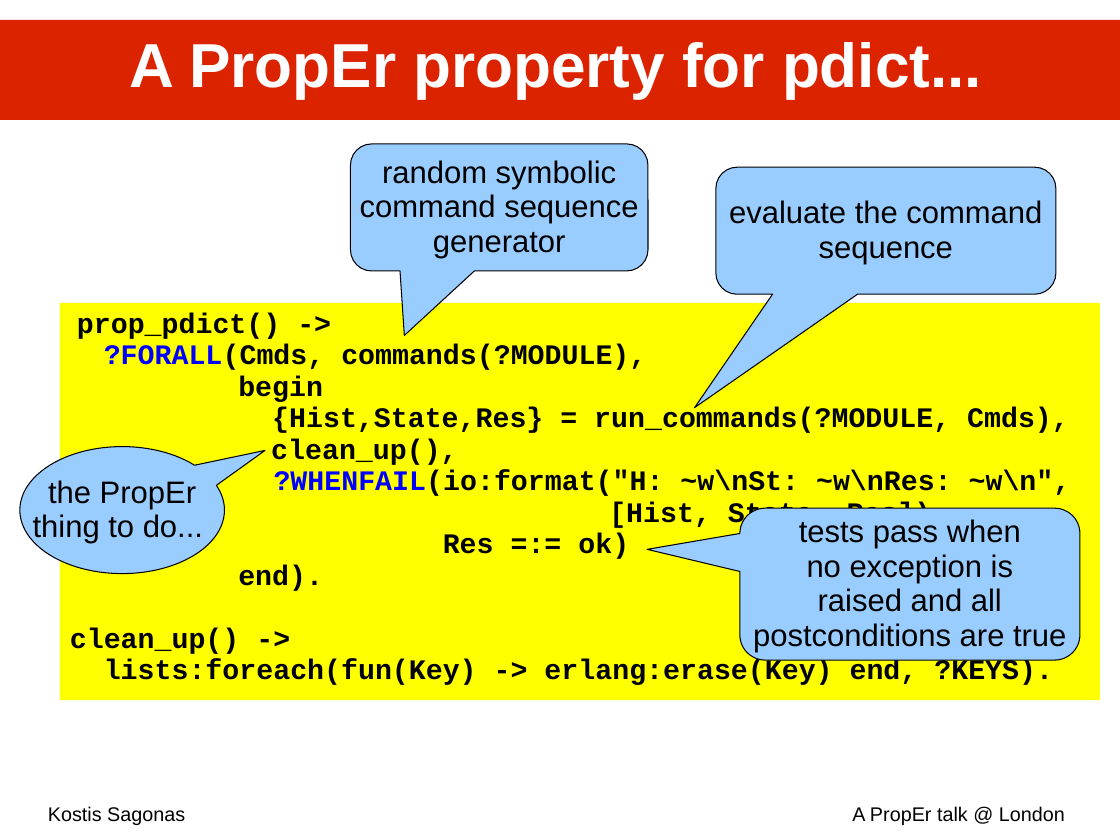
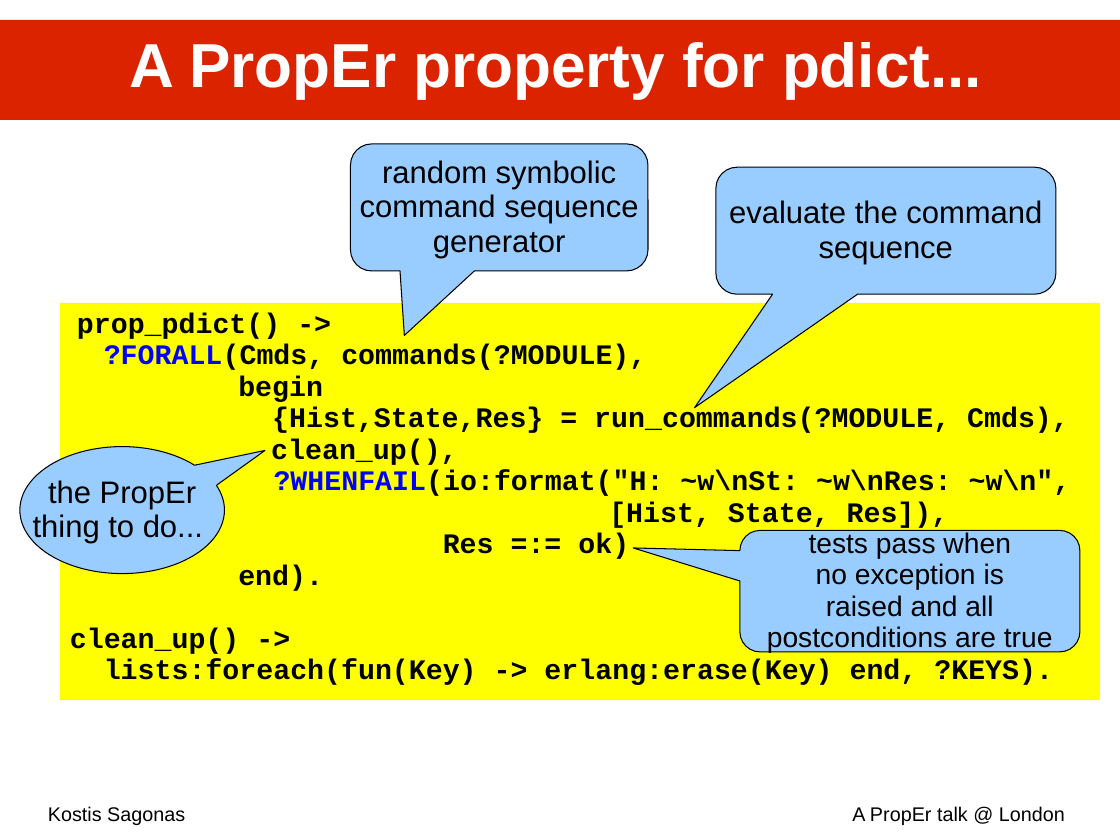
Before and after one commit to proper-testing/proper-testing.github.io, a slide deck: slide 26 of private/proper_talk@London-11.ppt. Drawn at 1120x840 pixels with LibreOffice and Linux fonts; fonts in the diff are those of the drawing. Boxes give left, top, right and bottom in pixels: in the first picture for what was removed or moved away, otherwise in the second. Text is boxed around its words. In the diff, an @@ line names an element or a change of style, - is before the commit and + after.

```diff
--- a/private/proper_talk@London-11.ppt
+++ b/private/proper_talk@London-11.ppt
@@ rounded speech box "tests pass when": place and size @@
-rounded speech box "tests pass when" at bbox=[740, 508, 1080, 660]
+rounded speech box "tests pass when" at bbox=[740, 531, 1080, 652]
@@ rounded speech box "tests pass when" at bbox=[740, 531, 1080, 652]: size 22 to 20 pt; proportions changed @@
```
Also in this commit, not shown: 1 other slide changed, 3 other files.
